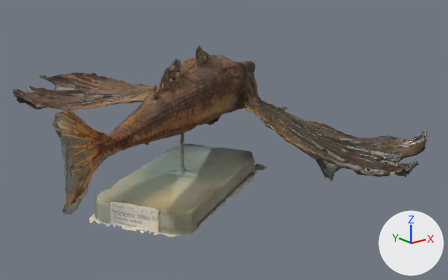
A saved change to the glTF model sessions/98417501-5E79-4190-B2FA-204027349C01/photogrammetry/model.glb.
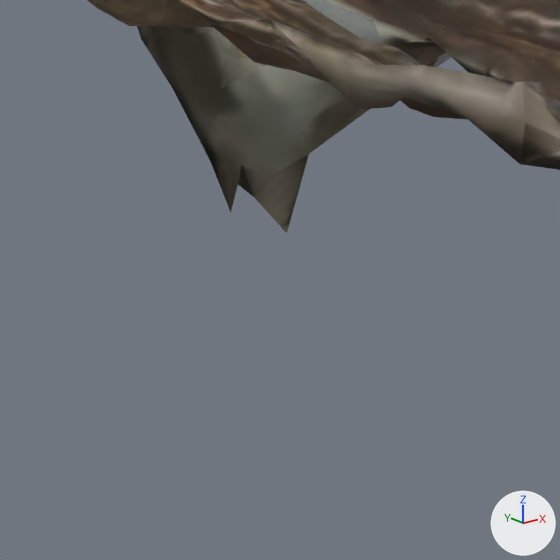
Old and new are each drawn whole from a camera (50 mm lens) standing at (-1.069, -1.548, 0.764) and looking at (0.146, -0.029, 0.156) and again close up on the part from 67% to 81% of the width and 56% to 78% of the height. Arrows for +X, +Y and +Z are at lower right; the lights stay in place. The older version's two pictures come first. Vertices at exactly the same position are counted once.

The older version as bpy lines, for what is in view:
```python
me_model_aligned_mesh = bpy.data.meshes.new('model_aligned-Mesh')
me_model_aligned_mesh.from_pydata(...)  # 7019 vertices, 13857 faces; spans x -0.559..0.609, y -0.579..0.773, z -0.004..0.468
# faces by material slot: [12811, 1046]
me_model_aligned_mesh.materials.append(mat_material_0)
me_model_aligned_mesh.materials.append(mat_material_fringe)
ob_model_aligned = bpy.data.objects.new('model_aligned', me_model_aligned_mesh)
ob_model_aligned.location = (0.0, 0.0, 0.0)
```
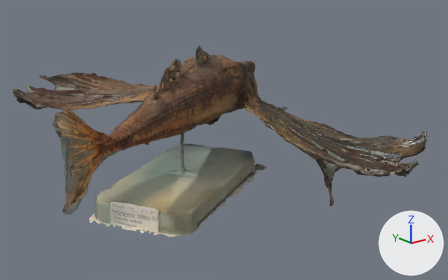
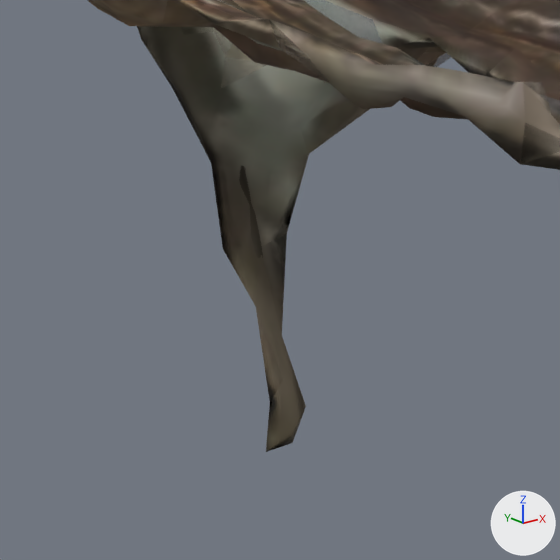
Changed parts and their boxes [x1, y1, x2, y2] in the close-ups (560 x 560 px):
'model_aligned', reshaped: before [88, 0, 560, 233]; after [88, 0, 560, 452]
part 1 of me_model_aligned_mesh, added: after [211, 155, 308, 452]

Diff of the bpy script that builds the scene:
```diff
--- a/sessions/98417501-5E79-4190-B2FA-204027349C01/photogrammetry/model.glb.py
+++ b/sessions/98417501-5E79-4190-B2FA-204027349C01/photogrammetry/model.glb.py
@@ me_model_aligned_mesh @@
 # used by ob_model_aligned
-me_model_aligned_mesh.from_pydata(...)  # 7019 vertices, 13857 faces; spans x -0.559..0.609, y -0.579..0.773, z -0.004..0.468
+me_model_aligned_mesh.from_pydata(...)  # 7034 vertices, 13892 faces; spans x -0.559..0.609, y -0.579..0.773, z -0.009..0.468
+# me_model_aligned_mesh part 1
+# 15 vertices are added at x 0.301..0.332, y -0.365..-0.32, z -0.009..0.053
+# 35 new faces join them, mat_material_0
 me_model_aligned_mesh.materials.append(mat_material_0)
```
